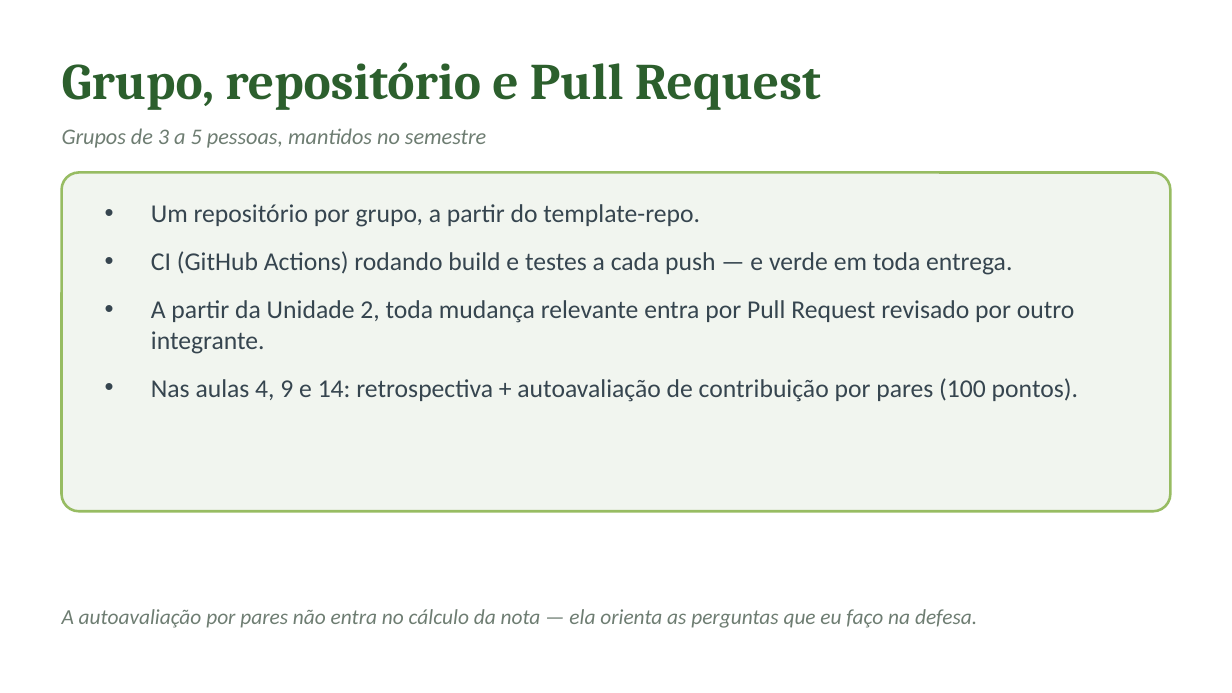
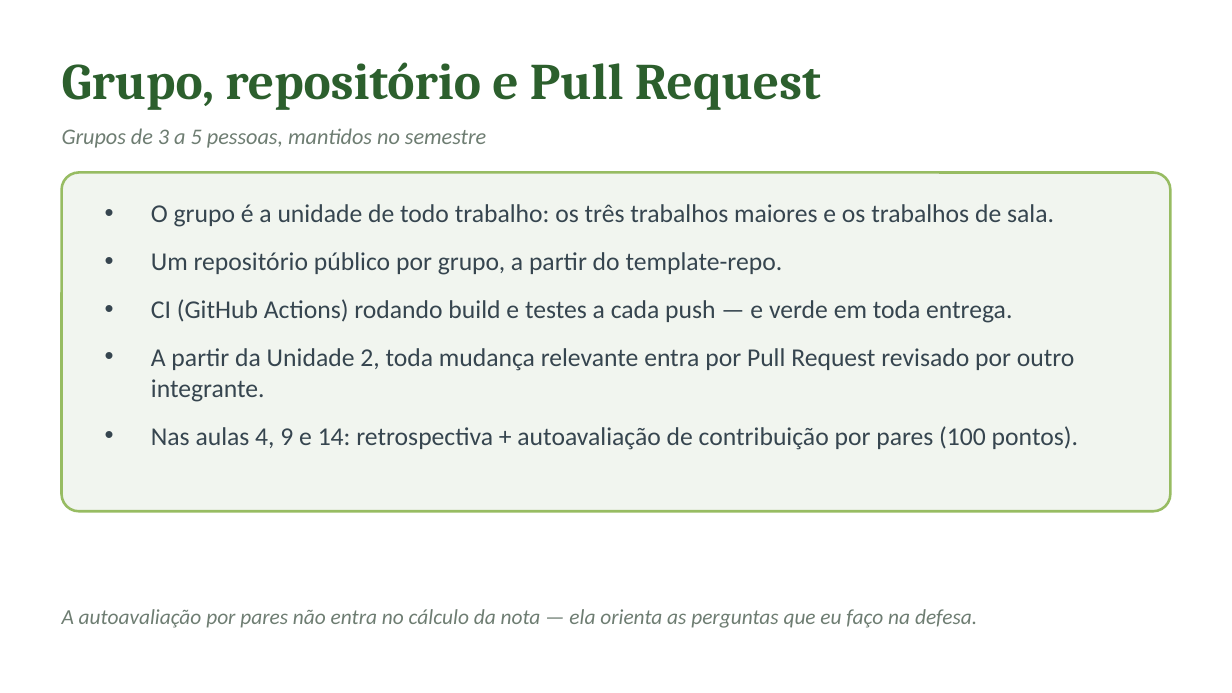
Before and after one commit to CatolicaSC-EngSoft/g1126-analise-projeto-desenvolvimento-agil-alunos, a slide deck: slide 12 of slides/aula-01-abertura-papel-da-analise.pptx. Drawn at 1232x693 pixels with LibreOffice and Linux fonts; fonts in the diff are those of the drawing. Boxes give left, top, right and bottom in pixels: in the first picture for what was removed or moved away, otherwise in the second. Text is boxed around its words. In the diff, an @@ line names an element or a change of style, - is before the commit and + after.

Commit message:
Trabalhos de sala: fazer as três atividades; aluno que entra depois; decks regerados com infográfico da avaliação

```diff
--- a/slides/aula-01-abertura-papel-da-analise.pptx
+++ b/slides/aula-01-abertura-papel-da-analise.pptx
@@ text at (151, 204, 1054, 275): text changed @@
-• Um repositório por grupo, a partir do template-repo.
+• O grupo é a unidade de todo trabalho: os três trabalhos maiores e os trabalhos de sala.
+• Um repositório público por grupo, a partir do template-repo.
```
Also in this commit, not shown: 4 other slides changed, 1 slide added, 19 other files.
